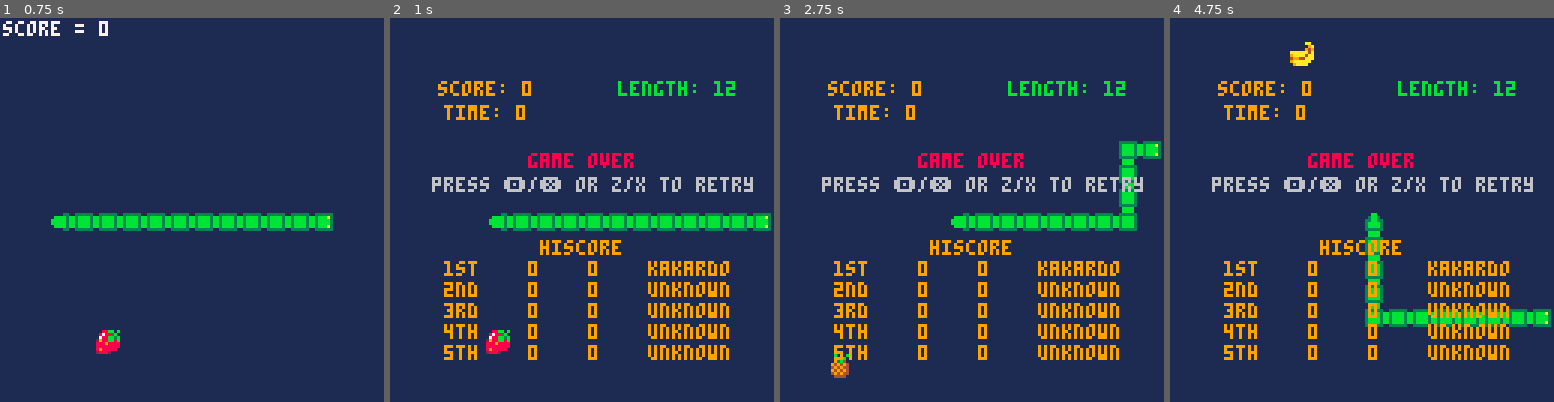
Above: before the commit, frames 1-4 (left to right).
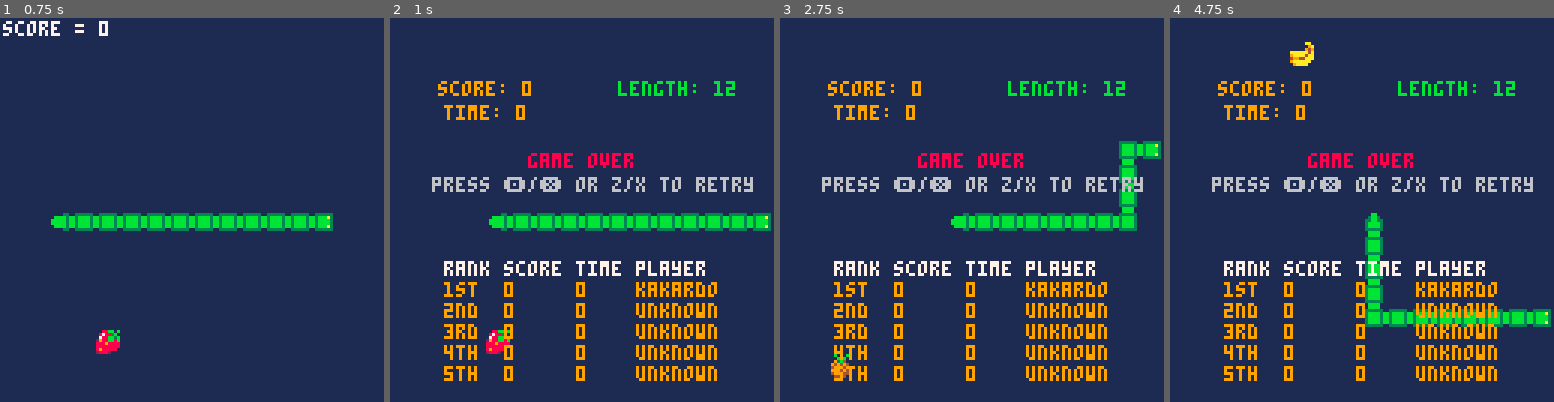
Above: after the commit, the same moments.

Repository: kakardo/Pico-8
Game: PICO-8 cartridge game carts/01 grone orm (snake clone)/snake.p8
Same seed, same stepped clock (60 frames per second), same inputs: the game is played once before the commit and once after it.
Inputs:
- Up to frame 1 (0.75 s): tap X (X key) at 0.33 s; tap O (Z key) at 0.7 s
- Up to frame 2 (1 s): no input
- Up to frame 3 (2.75 s): tap X (X key) at 1.07, 1.85 s; hold Right 1.6-2.1 s; tap O (Z key) at 1.7, 2.1, 2.5 s; hold Up 2.15-2.42 s; hold Right from 2.47 s (still down)
- Up to frame 4 (4.75 s): tap O (Z key) every 0.4 s from 2.9 to 4.5 s; tap X (X key) at 2.97, 4.08 s; release Right at 3.03 s; hold Left 3.08-3.58 s; hold Down 3.63-3.97 s; hold Right 4.02-4.68 s; hold Up from 4.73 s (still down)

Frame 1 is identical in both runs. In frame 2, 5.2% of the frame differs, in the area x 14-89%, y 57-95%; in frame 3, 5.1%; in frame 4, 5.2%.

Commit message:
Score and time layout on game over is fixed & prettified.

Diff:
--- a/game carts/01 grone orm (snake clone)/ui.lua
+++ b/game carts/01 grone orm (snake clone)/ui.lua
@@ -18,21 +18,22 @@
   local score_y = 77
 
   local score_color = 137
-  print_centered("hiscore", 64, score_y, score_color)
+  --print_centered("hiscore", 64, score_y, score_color)
 
-  print_score("1st", hiscore[1], time_played[1], score_x, score_y+4, score_color, "kakardo")
-  print_score("2nd", hiscore[2], time_played[2], score_x, score_y+11, score_color, "unknown")
-  print_score("3rd", hiscore[3], time_played[3], score_x, score_y+18, score_color, "unknown")
-  print_score("4th", hiscore[4], time_played[4], score_x, score_y+25, score_color, "unknown")
-  print_score("5th", hiscore[5], time_played[5], score_x, score_y+32, score_color, "unknown")
+  print_score("rank", "score", "time", score_x, score_y+4, 7, "player")
+  print_score("1st", hiscore[1], time_played[1], score_x, score_y+11, score_color, "kakardo")
+  print_score("2nd", hiscore[2], time_played[2], score_x, score_y+18, score_color, "unknown")
+  print_score("3rd", hiscore[3], time_played[3], score_x, score_y+25, score_color, "unknown")
+  print_score("4th", hiscore[4], time_played[4], score_x, score_y+32, score_color, "unknown")
+  print_score("5th", hiscore[5], time_played[5], score_x, score_y+39, score_color, "unknown")
 end
 
 function print_score(place, score, time, x, y, color, name)
   print(place, x, y, color)
-  --print("88     88   88", x+12, y, 8) -- space check
-  print(score, x+28, y, color)
-  print(time, x+48, y, color)
-  print(name, x+68, y, color) -- space check
+  --print("8     8    8", x+16, y, 8) -- space check
+  print(score, x+20, y, color)
+  print(time, x+44, y, color)
+  print(name, x+64, y, color) -- space check
 end
 
 function print_centered(str, x, y, color)
